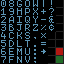
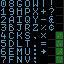
Before/after of a w=64, h=64 layered artwork. What changed in the layer stack:
painted on "Background" over 56, 32, 63, 62
